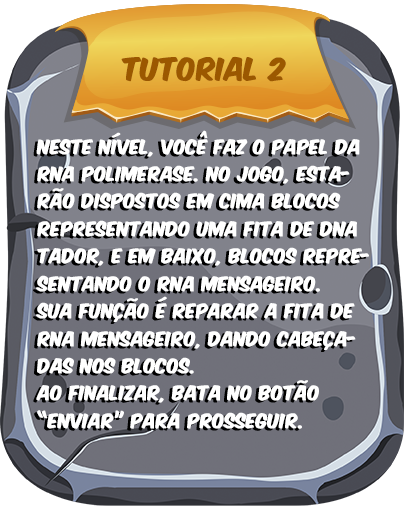
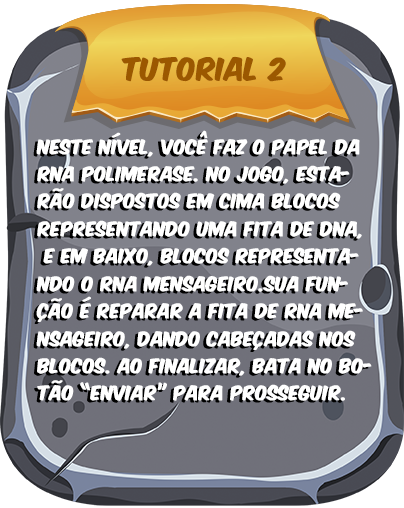
Comparing the layer stacks of the two w=404, h=508 images. Changes:
painted on "nESTE NÍVEL, VOCÊ FAZ O PAPEL DA rna polimerase. no jogo, esta" over <box>36,233,372,429</box>
